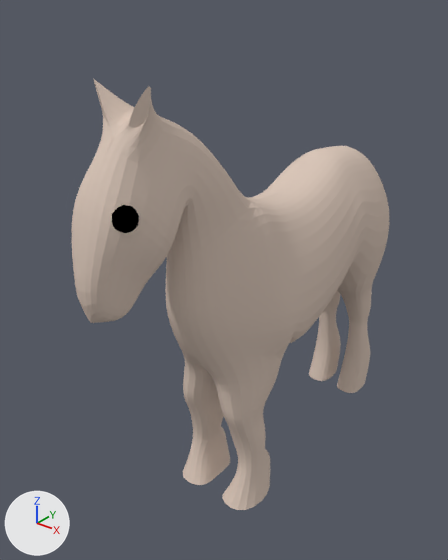
A saved change to the Blender file development/graphics/creatures/horse/horse.blend.
Camera for both pictures: a camera (50 mm lens) standing at (3.72, -5.72, 5.69) and looking at (-0.29, -0.71, 2.59). Arrows for +X, +Y and +Z are at lower left; the lights stay in place.

Objects in the first picture: 'Horse', 'leftEye', 'mane'.
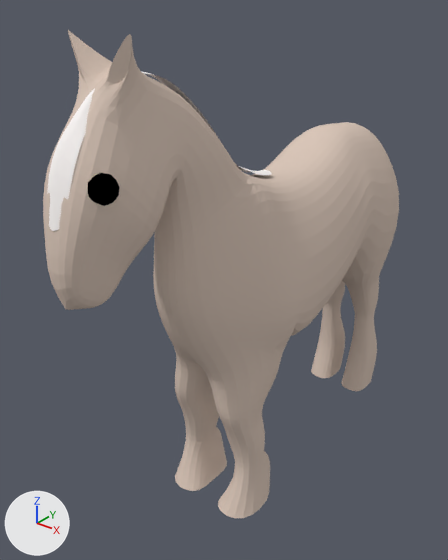
Location of each change, [x1, y1, x2, y2] in pixels of the pictures (448 x 560 px):
'Horse', moved, rescaled (12% wider, 13% taller)
    before: [72, 80, 390, 510]
    after: [43, 30, 399, 518]
'mane', moved, rescaled
    before: [103, 136, 281, 200]
    after: [47, 71, 272, 231]
'leftEye', moved, rescaled (18% wider, 17% taller)
    before: [112, 205, 139, 233]
    after: [88, 173, 120, 206]

Patch to the scene script:
```diff
--- a/development/graphics/creatures/horse/horse.blend.py
+++ b/development/graphics/creatures/horse/horse.blend.py
@@ ob_horse @@
 ob_horse = bpy.data.objects.new('Horse', me_cube)
-ob_horse.location = (0.0, 0.0, 2.68)
-ob_horse.scale = (0.508, 1.0, 0.811)
+ob_horse.location = (0.0, 0.0, 2.87)
+ob_horse.scale = (0.549, 1.08, 0.875)
 _m = ob_horse.modifiers.new('Mirror', 'MIRROR')
@@ ob_mane @@
 ob_mane.matrix_parent_inverse = Matrix(((1.967, 0.0, 0.0, 0.0), (0.0, 1.0, 0.0, 0.0), (0.0, 0.0, 1.233, -3.301), (0.0, 0.0, 0.0, 1.0)))
-ob_mane.location = (0.0, -0.0588, 2.716)
+ob_mane.location = (0.0, -0.0588, 2.772)
 ob_mane.scale = (0.192, 0.974, 0.79)
```
